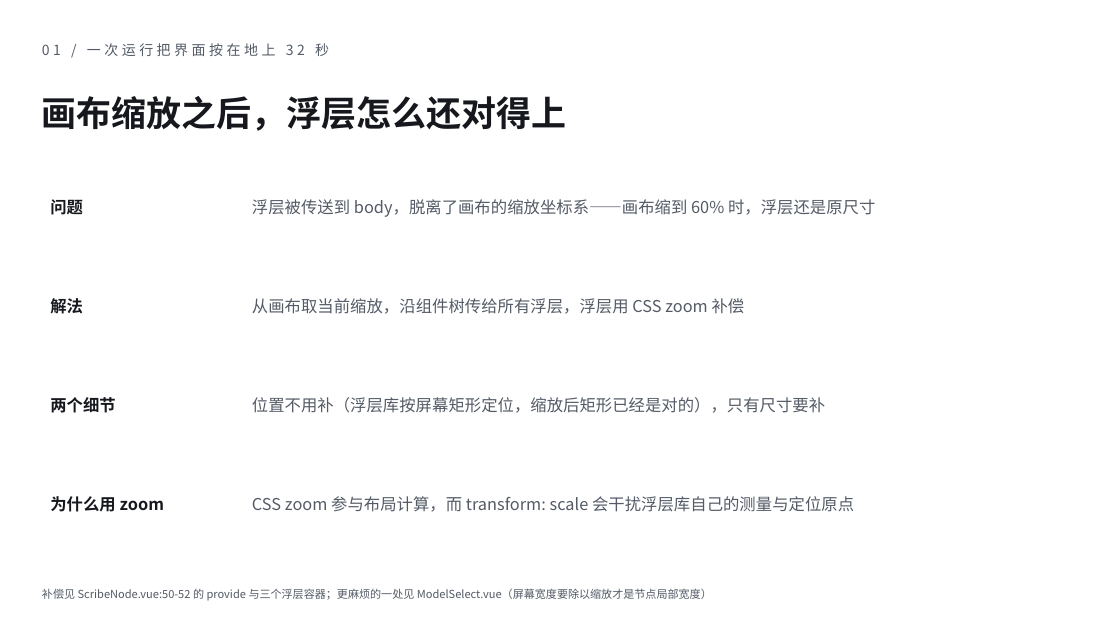
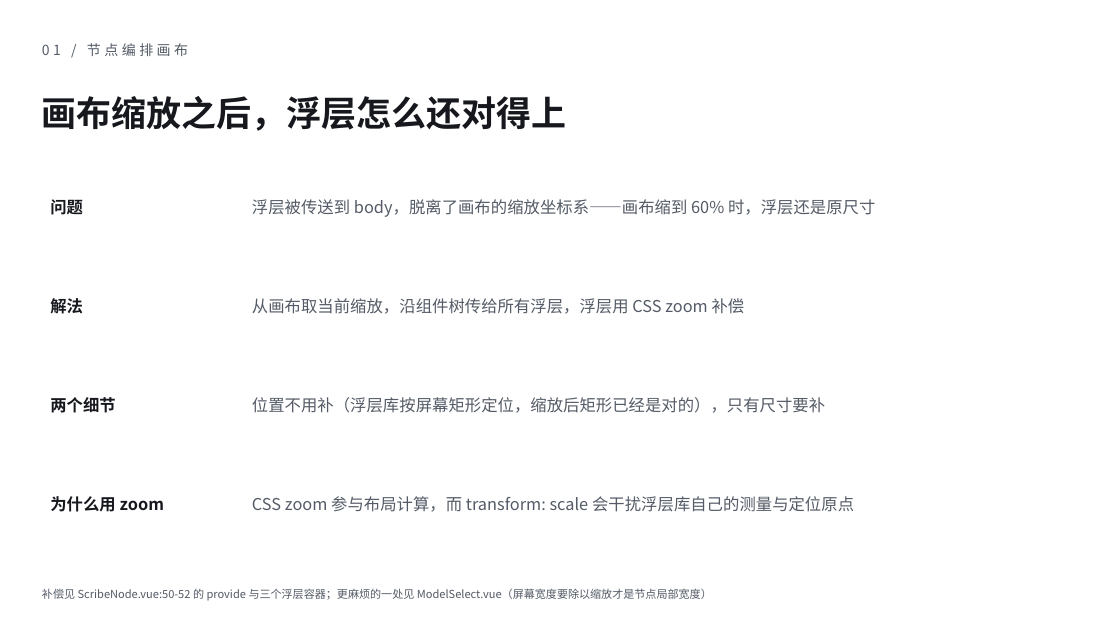
Before and after one commit to bomu1121/scribe-flow, a slide deck: slide 7 of sharing/out/ScribeFlow-前端技术分享.pptx. Drawn at 1120x630 pixels with LibreOffice and Linux fonts; fonts in the diff are those of the drawing. Boxes give left, top, right and bottom in pixels: in the first picture for what was removed or moved away, otherwise in the second. Text is boxed around its words. In the diff, an @@ line names an element or a change of style, - is before the commit and + after.

Commit message:
docs(sharing): 撤掉「200 节点卡 32 秒」这条合成基准叙事，主题一换回画布
那条 32 秒是用 199 个文本工具节点串出来的**合成基准**，不是真实使用场景——本项目的真实
工程是个位数节点。把它当成"我们遇到的困难"讲，现场一问规模就站不住，所以整条撤掉。

- PPT：04–06 页（性能过场 / 两组数字 / 为什么会卡）换成画布三页——04 过场「用了画布库，
  也不省产品级画布的工作量」、05「16 种节点，只注册 1 个 nodeType」、06「快照式撤销，和它带来
  的两个副作用」；07 浮层缩放保留。**页数不变仍是 18 页，主题一仍是第 4–7 页**。已重新生成
  pptx 与 18 张 PNG；改动过的 04、05 页逐页看过，无溢出。
- SPEECH.md：主题一时间分配与 P4–P7 口播换成画布版；演示清单去掉"点运行看卡不卡"，
  保留缩放浮层与撤销镜头两条；"绝对不能砍"改成 P6 / P9 / P18。
- ROOM.md：「第一段」整段换成画布取舍；「三个必答题」的开发困难从四条降为三条（去掉 32 秒那条）；
  问答表删掉 200 节点 / 裁剪 / 测量三行，补一行"画布卡不卡 → 没做过基准，拿不出数字"。
- MODULES.md：删掉第二节「200 个节点卡 32 秒」（64 行），后面八节顺号；诚实清单里引用的
  那组性能数字与已删报告一并去掉。
- 删除 `docs/research/canvas-performance-optimization.md` 与 `sharing/tools/make-bench-graph.mjs`
  （报告与演示道具都只服务于这条叙事）。
- CHANGELOG：画布那三条改动改成如实描述——照公开做法做对了，**收益没在真实规模上验证过**；
  去掉已删报告与道具的引用。
- FlowCanvas.vue：两处注释里的"200 节点实测"改成"合成场景 200 节点"，并写明日常规模看不出差别。
- 顺手更正画布三页里已漂的数字：画布目录 5687 → 5913 行、外壳 2849 → 3028 行、分派链
  14 → 16 段（起点 :935 → :1014）；QA.md 的核对结论加一句"行数会漂、讲前重量"。

校验：web typecheck exit 0；web 44 个用例通过（源码改动仅是注释）；pnpm lint exit 0；
docs:gen 与 docs:lint 重跑（50 个文件 0 错 0 警）；pptx 与 18 张 PNG 已重新导出。

```diff
--- a/sharing/out/ScribeFlow-前端技术分享.pptx
+++ b/sharing/out/ScribeFlow-前端技术分享.pptx
@@ text at box(42, 43, 188, 56): text changed @@
-01 / 一次运行把界面按在地上 32 秒
+01 / 节点编排画布
```
Also in this commit, not shown: 2 other slides changed, 2 slides added, 2 slides removed, 31 other files.
